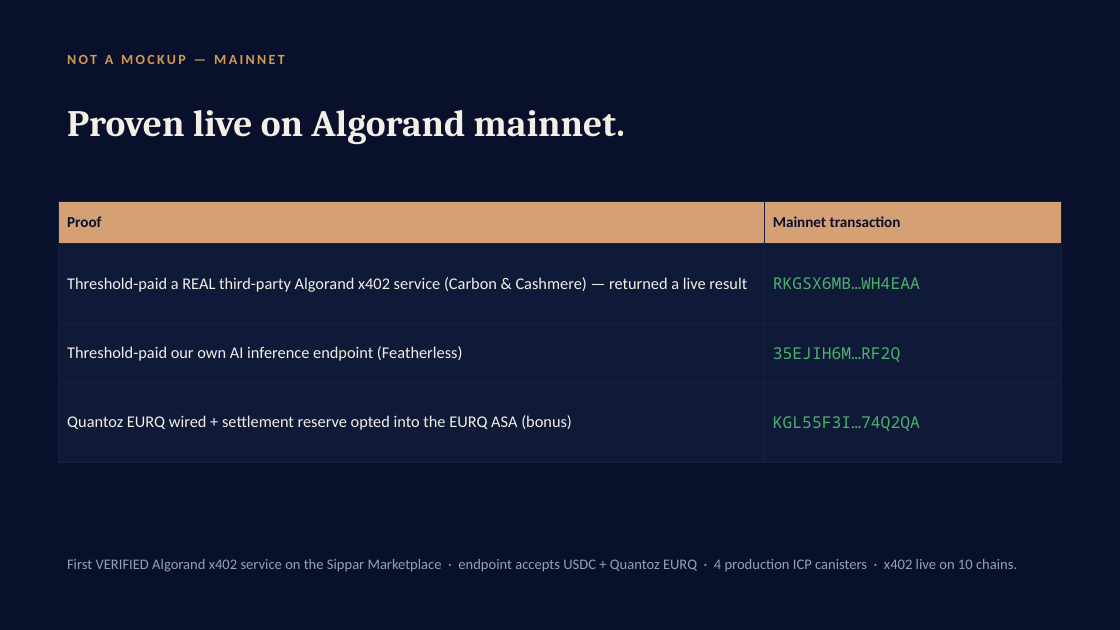
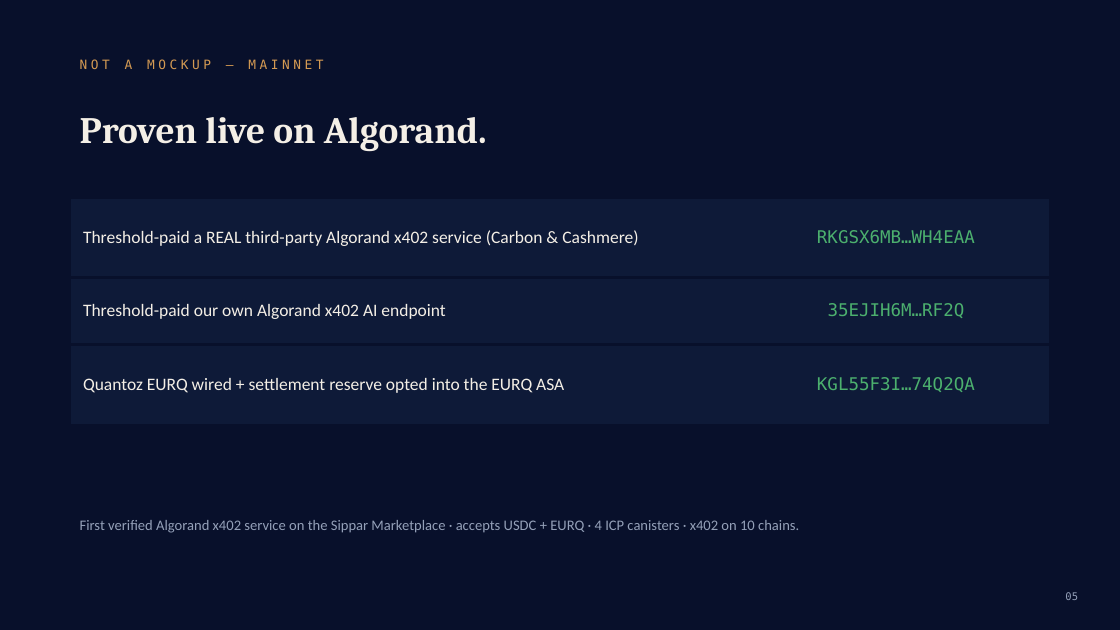
Before and after one commit to Nuru-AI/sippar-algorand-x402, a slide deck: slide 5 of docs/Sippar-Algorand-x402-Deck.pptx. Drawn at 1120x630 pixels with LibreOffice and Linux fonts; fonts in the diff are those of the drawing. Boxes give left, top, right and bottom in pixels: in the first picture for what was removed or moved away, otherwise in the second. Text is boxed around its words. In the diff, an @@ line names an element or a change of style, - is before the commit and + after.

```diff
--- a/docs/Sippar-Algorand-x402-Deck.pptx
+++ b/docs/Sippar-Algorand-x402-Deck.pptx
@@ text "NOT A MOCKUP — MAINNET": place and size @@
-text "NOT A MOCKUP — MAINNET" at bbox=[67, 55, 285, 64]
+text "NOT A MOCKUP — MAINNET" at bbox=[80, 59, 323, 69]
@@ text "NOT A MOCKUP — MAINNET" at bbox=[80, 59, 323, 69]: size 12 to 11 pt, font Calibri to DejaVu Sans Mono, letter spacing 2 to 3 pt, bold off @@
@@ text at bbox=[80, 117, 487, 152]: text changed @@
-Proven live on Algorand mainnet.
+Proven live on Algorand.
@@ table at bbox=[71, 197, 1049, 397] @@
-row 1: Proof | Mainnet transaction
-row 2: Threshold-paid a REAL third-party Algorand x402 service (Carbon & Cashmere) — returned a live result | RKGSX6MB…WH4EAA
-row 3: Threshold-paid our own AI inference endpoint (Featherless) | 35EJIH6M…RF2Q
-row 4: Quantoz EURQ wired + settlement reserve opted into the EURQ ASA (bonus) | KGL55F3I…74Q2QA
+row 1: Threshold-paid a REAL third-party Algorand x402 service (Carbon & Cashmere) | RKGSX6MB…WH4EAA
+row 2: Threshold-paid our own Algorand x402 AI endpoint | 35EJIH6M…RF2Q
+row 3: Quantoz EURQ wired + settlement reserve opted into the EURQ ASA | KGL55F3I…74Q2QA
@@ table: place and size @@
-table at bbox=[59, 202, 1061, 435]
+table at bbox=[71, 197, 1049, 397]
@@ text at bbox=[80, 520, 799, 533]: text changed @@
-First VERIFIED Algorand x402 service on the Sippar Marketplace · endpoint accepts USDC + Quantoz EURQ · 4 production ICP canisters · x402 live on 10 chains.
+First verified Algorand x402 service on the Sippar Marketplace · accepts USDC + EURQ · 4 ICP canisters · x402 on 10 chains.
@@ text added at bbox=[1065, 592, 1078, 600], 9 pt, text #94A0B8 @@
+05
```
Also in this commit, not shown: 5 other slides changed.
